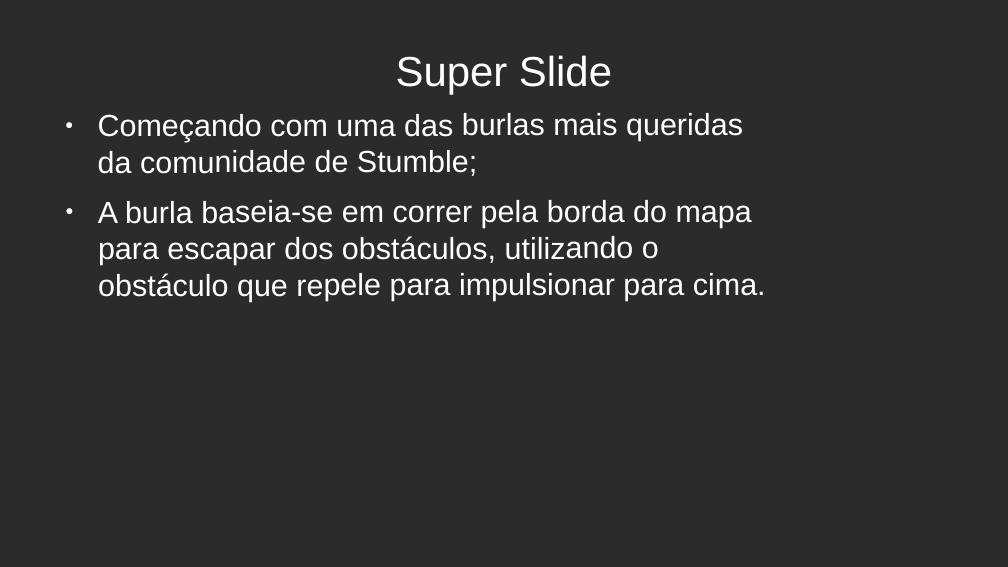
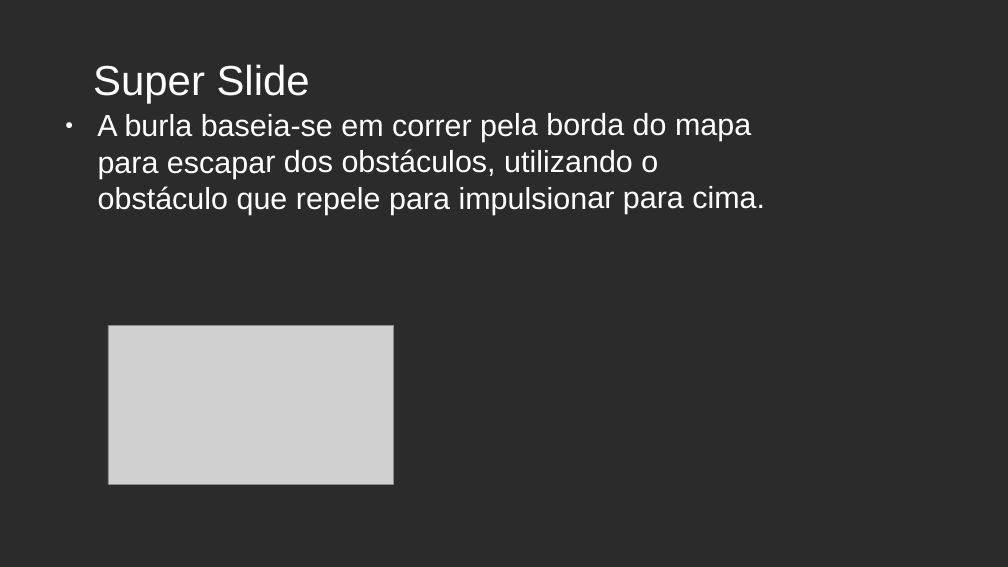
Before and after one commit to bernacastro/repositoriolegal, a slide deck: slide 7 of Strumble.gays.odp. Drawn at 1008x567 pixels with LibreOffice and Linux fonts; fonts in the diff are those of the drawing; grey boxes stand for pictures; background and template pictures are left out; a plain dark background stands for a picture behind light text. Boxes give left, top, right and bottom in pixels: in the first picture for what was removed or moved away, otherwise in the second. Text is boxed around its words. In the diff, an @@ line names an element or a change of style, - is before the commit and + after.

```diff
--- a/Strumble.gays.odp
+++ b/Strumble.gays.odp
@@ title "Super Slide": place and size @@
-title "Super Slide" at bbox=[396, 55, 612, 95]
+title "Super Slide" at bbox=[93, 64, 310, 103]
@@ text at bbox=[98, 113, 743, 176]: paragraph removed @@
-● Começando com uma das burlas mais queridas da comunidade de Stumble;
@@ picture added at bbox=[108, 326, 393, 485] @@
```
Also in this commit, not shown: 4 other slides changed.
